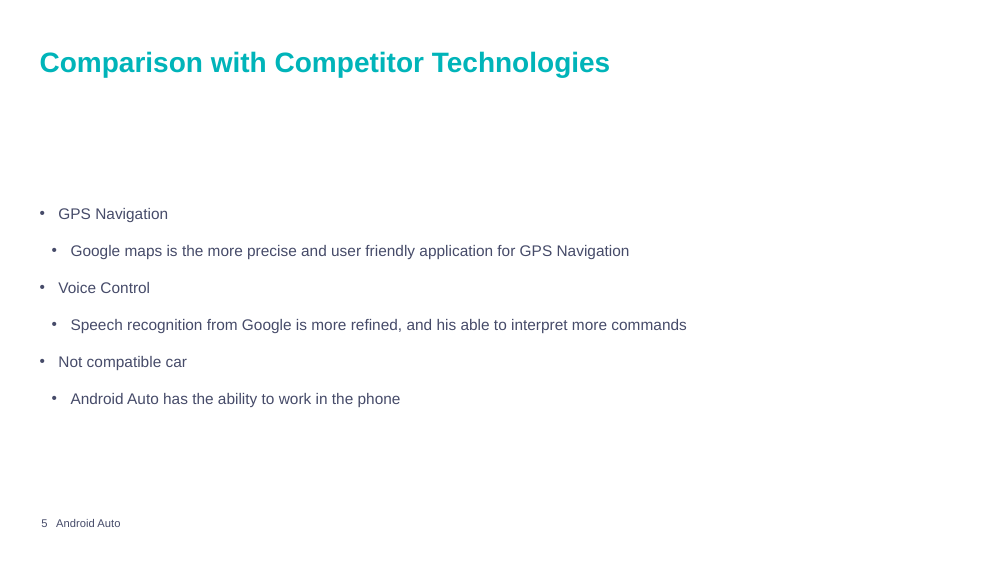
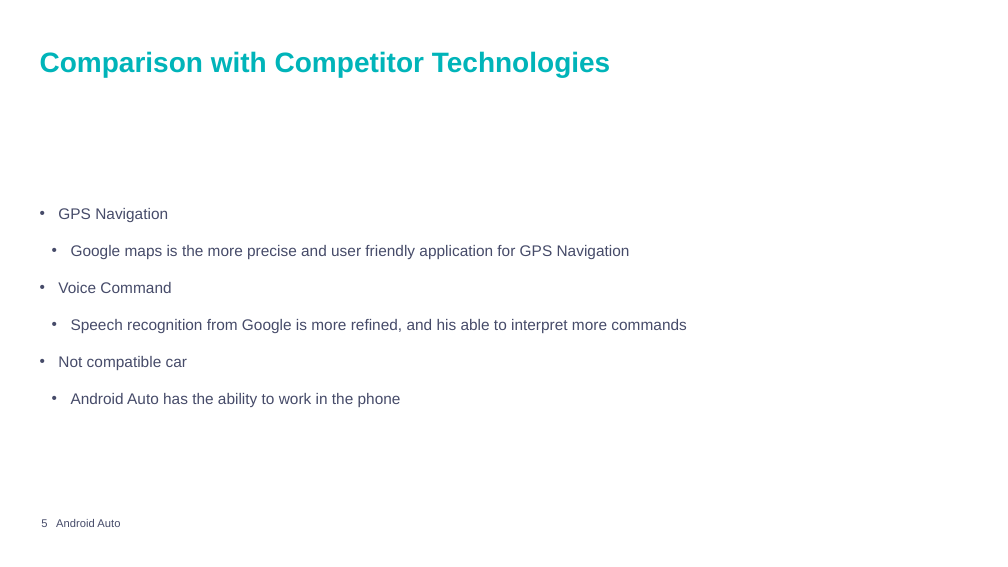
Before and after one commit to mpiresgro/AndroidAutoInfo, a slide deck: slide 5 of PowerPoint Final/Presentation_Joao_Mauro.pptx. Drawn at 1008x567 pixels with LibreOffice and Linux fonts; fonts in the diff are those of the drawing; background and template pictures are left out. Boxes give left, top, right and bottom in pixels: in the first picture for what was removed or moved away, otherwise in the second. Text is boxed around its words. In the diff, an @@ line names an element or a change of style, - is before the commit and + after.

```diff
--- a/PowerPoint Final/Presentation_Joao_Mauro.pptx
+++ b/PowerPoint Final/Presentation_Joao_Mauro.pptx
@@ text at <box>58,282,171,293</box>: text changed @@
-• Voice Control
+• Voice Command
```
Also in this commit, not shown: 2 other slides changed.
